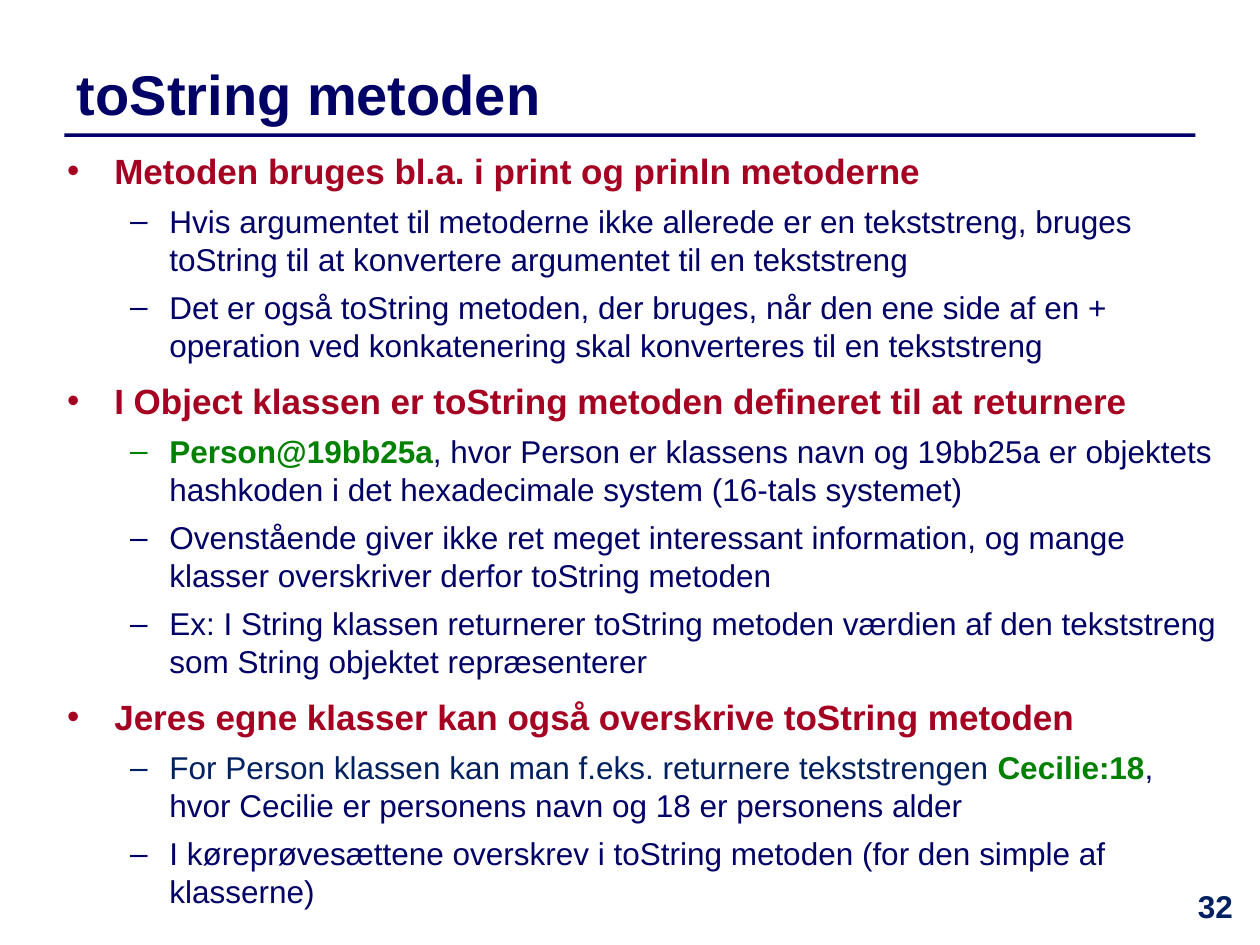
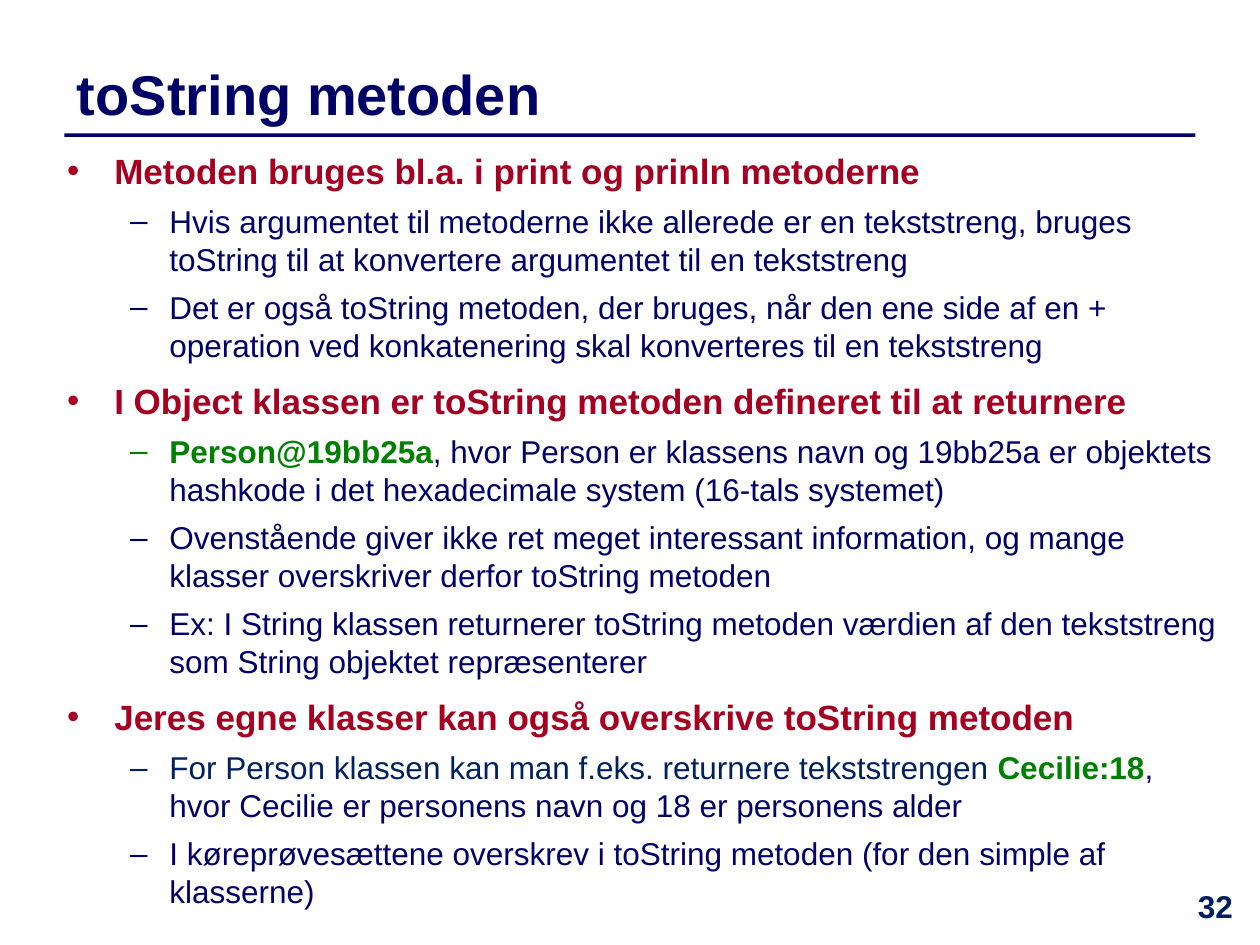
Before and after one commit to IntProgAU/Materiale, a slide deck: slide 32 of web/e21/uge_11/Slides-Uge11.pptx. Drawn at 1260x945 pixels with LibreOffice and Linux fonts; fonts in the diff are those of the drawing. Boxes give left, top, right and bottom in pixels: in the first picture for what was removed or moved away, otherwise in the second. Text is boxed around its words. In the diff, an @@ line names an element or a change of style, - is before the commit and + after.

```diff
--- a/web/e21/uge_11/Slides-Uge11.pptx
+++ b/web/e21/uge_11/Slides-Uge11.pptx
@@ text at box(169, 440, 1212, 507): text changed @@
-  – Person@19bb25a, hvor Person er klassens navn og 19bb25a er objektets hashkoden i det hexadecimale system (16-tals systemet)
+  – Person@19bb25a, hvor Person er klassens navn og 19bb25a er objektets hashkode i det hexadecimale system (16-tals systemet)
```
Also in this commit, not shown: 6 other slides changed, 3 other files.
